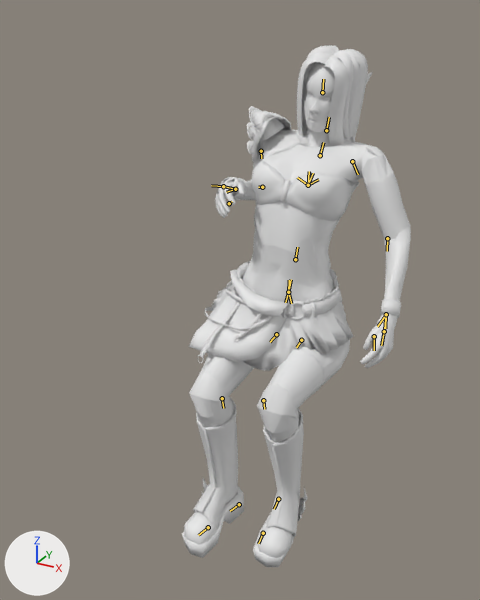
Two versions of the Blender file assets-src/rooms/tavern/creature-clips/Elf.blend, one commit apart.
Camera for both pictures: a 50 mm camera at (0.366, -0.832, 0.757) aimed at (-0.058, -0.06, 0.371). Lighting does not change. The marker at lower left points along +X, +Y and +Z. The first picture is the older version. Both versions are drawn at frame 12 of the action 'SitDrink'; the numbers are the values there. The bones that bend it are drawn over the model as lines.

The first picture shows 'ElfSourceMesh'.
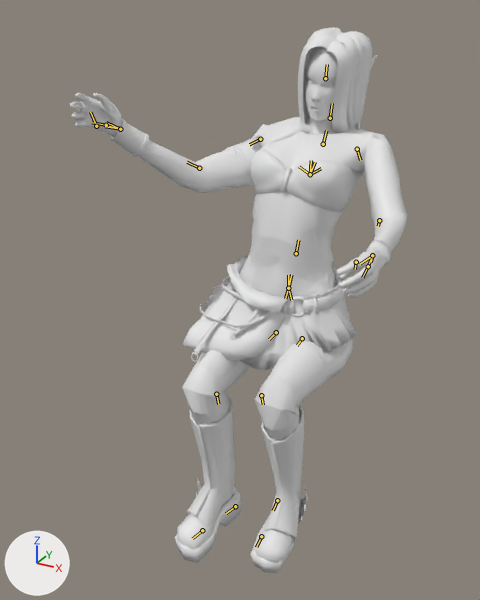
The edits, one by one:
Bone 'Hips' (bone_hips) moves from (-0.009, -0.116, 0.018) to (-0.01, -0.109, 0.019).
Bone 'Hips' (bone_hips) is rescaled from (0.95, 0.95, 0.95) to (1.0, 1.0, 1.0).
Bone 'LeftUpLeg' (bone_leftupleg) turns from (76, 0, -26) to (81, 0, -26) degrees about its own x, y and z.
Bone 'LeftLeg' (bone_leftleg) turns from (-93, -4, 2) to (-98, -5, 2) degrees about its own x, y and z.
Bone 'RightUpLeg' (bone_rightupleg) turns from (72, 6, 27) to (77, 5, 27) degrees about its own x, y and z.
Bone 'RightLeg' (bone_rightleg) turns from (-83, -7, -1) to (-88, -6, -1) degrees about its own x, y and z.
Bone 'LowerBack' (bone_lowerback) turns from (-14, 0, -3) to (-15, 0, -3) degrees about its own x, y and z.
Bone 'Head' (bone_head) turns from (15, 0, 0) to (19, 0, 0) degrees about its own x, y and z.
Bone 'LeftArm' (bone_leftarm) turns from (-9, 47, -66) to (33, 20, -40) degrees about its own x, y and z.
Bone 'RightArm' (bone_rightarm) turns from (-48, 4, 59) to (63, 28, 87) degrees about its own x, y and z.
Bone 'RightForeArm' (bone_rightforearm) turns from (145, -7, -6) to (46, 2, -9) degrees about its own x, y and z.
Bone 'RightHand' (bone_righthand) turns from (-13, -38, 9) to (-2, -32, 2) degrees about its own x, y and z.

Location of each change, (x1, y1, x2, y2) in pixels of the pictures (480 x 600 px):
'ElfSourceMesh', posed (47% wider)
    before: (182, 45, 411, 567)
    after: (70, 27, 407, 573)
bone 'Hips', root to tip
    before: (288, 292) to (289, 280)
    after: (288, 288) to (288, 275)
bone 'LeftUpLeg', root to tip
    before: (301, 340) to (296, 347)
    after: (302, 338) to (297, 345)
bone 'LeftLeg', root to tip
    before: (263, 400) to (264, 409)
    after: (261, 395) to (263, 404)
bone 'RightUpLeg', root to tip
    before: (276, 334) to (270, 342)
    after: (276, 332) to (269, 339)
bone 'RightLeg', root to tip
    before: (222, 398) to (223, 408)
    after: (216, 394) to (218, 404)
bone 'LowerBack', root to tip
    before: (288, 292) to (291, 279)
    after: (288, 288) to (291, 274)
bone 'Head', root to tip
    before: (326, 130) to (329, 117)
    after: (330, 118) to (332, 103)
bone 'LeftArm', root to tip
    before: (352, 161) to (358, 174)
    after: (357, 149) to (360, 160)
bone 'RightArm', root to tip
    before: (261, 151) to (261, 158)
    after: (260, 139) to (249, 144)
bone 'RightForeArm', root to tip
    before: (262, 187) to (258, 187)
    after: (199, 168) to (187, 162)
bone 'RightHand', root to tip
    before: (235, 189) to (229, 191)
    after: (120, 129) to (106, 122)
